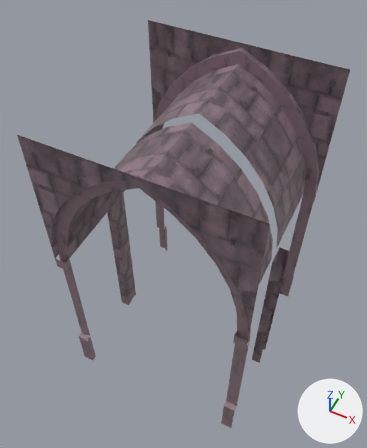
A saved change to the glTF model assets/models/door_frame_normal_a.glb.
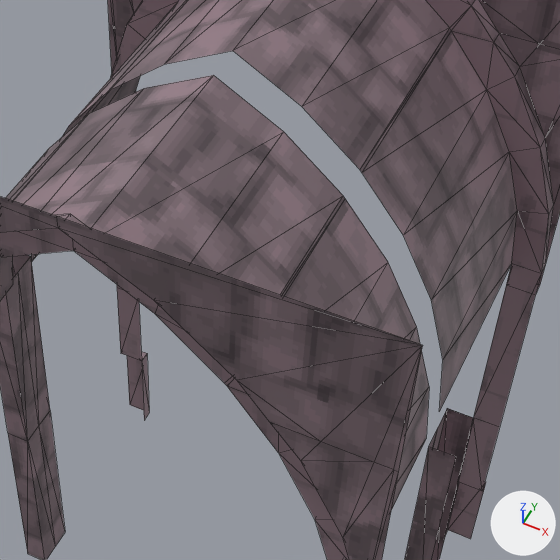
Each version is shown whole from a 50 mm camera at (1.47, -3.16, 5.89) aimed at (-0.14, 0.07, 1.86), then close up on the part from 30% to 88% of the width and 21% to 68% of the height. Arrows for +X, +Y and +Z are at lower right; the lights stay in place. The older version's two pictures come first. The close-ups show mesh edges as thin lines. Vertices at exactly the same position are counted once.

Objects in the first close-up: 'portal_back', 'portal_front'.
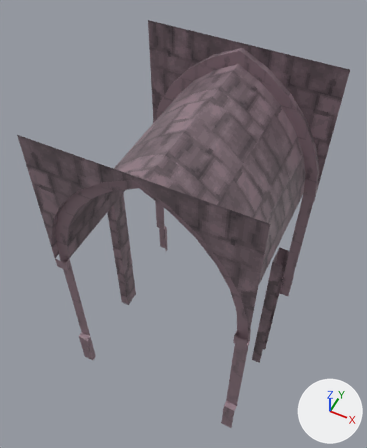
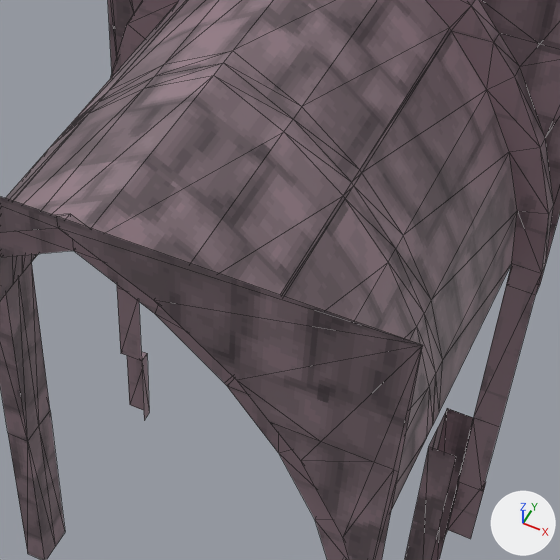
Pixel boxes [x1, y1, x2, y2] of what changed, in the close-ups (560 x 560 px):
'portal_front', reshaped
    before: [0, 75, 456, 560]
    after: [0, 63, 456, 560]
'portal_back', reshaped
    before: [13, 0, 560, 560]
    after: [19, 0, 560, 560]
part 1 of me_portal_back, added
    after: [22, 51, 443, 424]
part 2 of me_portal_front, added
    after: [13, 63, 436, 438]

The change, as a list of edits to the scene's bpy script:
```text
Change me_portal_back:
    used by ob_portal_back; location = (0.0, 0.0, 0.0)
    remove me_portal_back.from_pydata(...)  # 119 vertices, 162 faces; spans x -1.0..1.0, y 0.0..1.0, z 0.0..3.5
    add me_portal_back.from_pydata(...)  # 135 vertices, 190 faces; spans x -1.0..1.0, y 0.0..1.0, z 0.0..3.5
    me_portal_back part 1
    16 new vertices lie (0.0, -0.07, 0.0) away from vertices in x -0.88..0.88, y 0.07, z 2.0..3.32
    28 new faces join them
Change me_portal_front:
    used by ob_portal_front; location = (0.0, 0.0, 0.0)
    remove me_portal_front.from_pydata(...)  # 119 vertices, 162 faces; spans x -1.0..1.0, y -1.0..0.0, z 0.0..3.5
    add me_portal_front.from_pydata(...)  # 135 vertices, 190 faces; spans x -1.0..1.0, y -1.0..0.0, z 0.0..3.5
    me_portal_front part 2
    16 new vertices lie (0.0, 0.07, 0.0) away from vertices in x -0.88..0.88, y -0.07, z 2.0..3.32
    28 new faces join them
```
